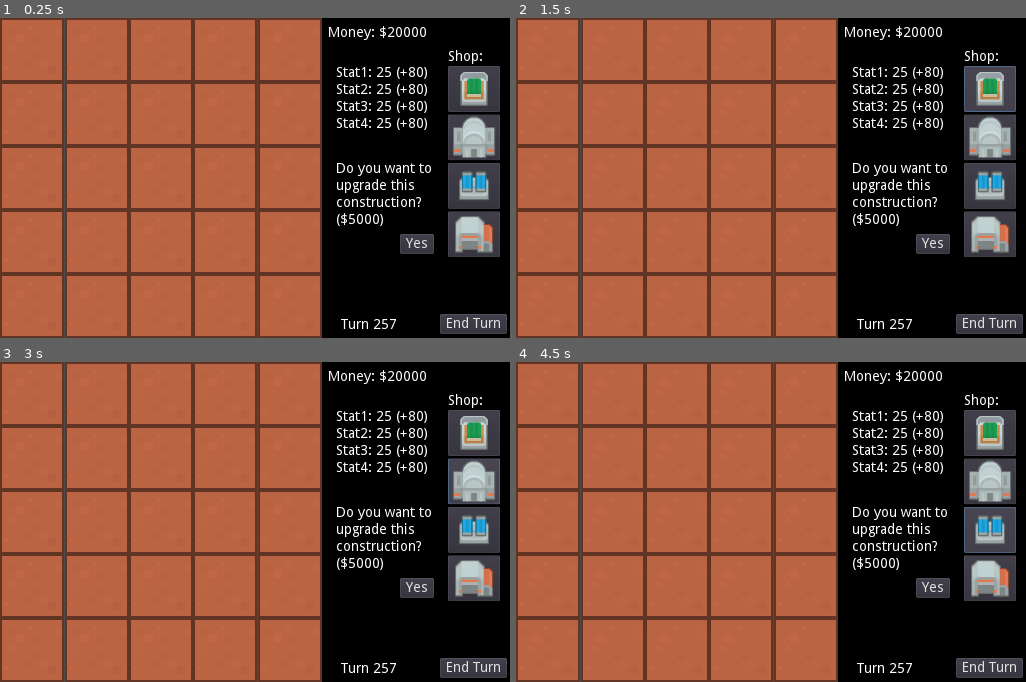
Above: before the commit, frames 1-4 (two rows, left to right).
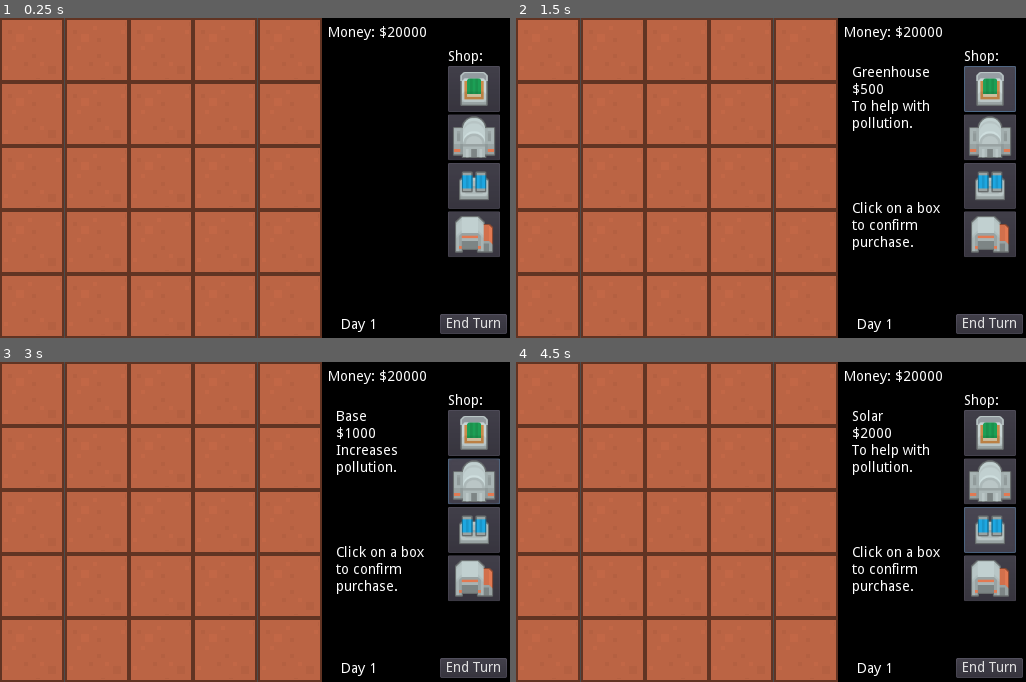
Above: after the commit, the same moments.

Repository: NicoleTomaszewski/GreenVsGreed
Game: Godot game, scene res://MainScreen.tscn
The game is run twice, just before and just after one commit, with the same random seed, the same clock (stepped at 60 frames per second) and the same inputs. The project has no main scene, so this scene is started directly.
Inputs (mouse positions are in pixels of both pictures, inside the frame that each line leads up to):
- Up to frame 1 (0.25 s): no input
- Up to frame 2 (1.5 s): click "End Turn" at 0.5 s; click (990, 88) at 1.27 s
- Up to frame 3 (3 s): click (474, 432) at 2.02 s; click (474, 480) at 2.77 s
- Up to frame 4 (4.5 s): click (990, 480) at 3.52 s; click (990, 528) at 4.27 s

The runs differ from the first frame. In frame 1, 2.4% of the frame differs, in the area x 66-86%, y 15-99%; in frame 2, 3.2%, in the area x 65-86%, y 15-99%; in frame 3, 3.1%; in frame 4, 3.1%.

Commit message:
changed UI screen

Diff:
--- a/Scenes/Join Game Menu.tscn
+++ b/Scenes/Join Game Menu.tscn
@@ -2,7 +2,7 @@
 
 [ext_resource path="res://Assets/Graphics/RobotoMono-VariableFont_wght.ttf" type="DynamicFontData" id=1]
 [ext_resource path="res://Scripts/Join Game Menu.gd" type="Script" id=2]
-[ext_resource path="res://Scenes/Test Game.tscn" type="PackedScene" id=3]
+[ext_resource path="res://MainScreen.tscn" type="PackedScene" id=3]
 
 [sub_resource type="DynamicFont" id=9]
 size = 40
--- a/Scenes/Role Menu.tscn
+++ b/Scenes/Role Menu.tscn
@@ -1,7 +1,7 @@
 [gd_scene load_steps=9 format=2]
 
 [ext_resource path="res://Assets/Graphics/RobotoMono-VariableFont_wght.ttf" type="DynamicFontData" id=1]
-[ext_resource path="res://Scenes/Test Game.tscn" type="PackedScene" id=2]
+[ext_resource path="res://MainScreen.tscn" type="PackedScene" id=2]
 [ext_resource path="res://Scripts/Role Menu.gd" type="Script" id=3]
 
 [sub_resource type="DynamicFont" id=1]
--- a/Scenes/Start Menu.tscn
+++ b/Scenes/Start Menu.tscn
@@ -1,9 +1,10 @@
-[gd_scene load_steps=10 format=2]
+[gd_scene load_steps=11 format=2]
 
 [ext_resource path="res://Assets/Graphics/RobotoMono-VariableFont_wght.ttf" type="DynamicFontData" id=1]
 [ext_resource path="res://Scripts/Start Menu.gd" type="Script" id=2]
 [ext_resource path="res://Scenes/Join Game Menu.tscn" type="PackedScene" id=3]
 [ext_resource path="res://Scenes/Create Game Menu.tscn" type="PackedScene" id=4]
+[ext_resource path="res://MainScreen.tscn" type="PackedScene" id=5]
 
 [sub_resource type="DynamicFont" id=1]
 size = 90
@@ -38,6 +39,7 @@
 script = ExtResource( 2 )
 joinGameMenuScene = ExtResource( 3 )
 createGameMenuScene = ExtResource( 4 )
+mainScreenScene = ExtResource( 5 )
 
 [node name="ColorRect" type="ColorRect" parent="."]
 margin_right = 1024.0
@@ -60,7 +62,7 @@
 
 [node name="Title" type="Label" parent="MarginContainer/VBoxContainer"]
 margin_right = 924.0
-margin_bottom = 201.0
+margin_bottom = 321.0
 size_flags_horizontal = 3
 size_flags_vertical = 7
 custom_fonts/font = SubResource( 1 )
@@ -69,6 +71,7 @@
 valign = 1
 
 [node name="VBoxContainer" type="VBoxContainer" parent="MarginContainer/VBoxContainer"]
+visible = false
 margin_top = 205.0
 margin_right = 924.0
 margin_bottom = 425.0
@@ -119,5 +122,32 @@
 custom_styles/normal = SubResource( 3 )
 text = "Create Game"
 
+[node name="VBoxContainer2" type="VBoxContainer" parent="MarginContainer/VBoxContainer"]
+margin_top = 325.0
+margin_right = 924.0
+margin_bottom = 425.0
+
+[node name="MarginContainer" type="MarginContainer" parent="MarginContainer/VBoxContainer/VBoxContainer2"]
+margin_right = 924.0
+margin_bottom = 100.0
+size_flags_horizontal = 3
+size_flags_vertical = 3
+custom_constants/margin_right = 50
+custom_constants/margin_left = 50
+
+[node name="Start Game Button" type="Button" parent="MarginContainer/VBoxContainer/VBoxContainer2/MarginContainer"]
+margin_left = 50.0
+margin_right = 874.0
+margin_bottom = 100.0
+focus_mode = 0
+size_flags_horizontal = 3
+size_flags_vertical = 3
+custom_fonts/font = SubResource( 2 )
+custom_styles/hover = SubResource( 4 )
+custom_styles/pressed = SubResource( 5 )
+custom_styles/normal = SubResource( 3 )
+text = "Start Game"
+
 [connection signal="button_up" from="MarginContainer/VBoxContainer/VBoxContainer/MarginContainer/Join Game Button" to="." method="_on_Join_Game_Button_button_up"]
 [connection signal="button_up" from="MarginContainer/VBoxContainer/VBoxContainer/MarginContainer2/Create Game Button" to="." method="_on_Create_Game_Button_button_up"]
+[connection signal="button_up" from="MarginContainer/VBoxContainer/VBoxContainer2/MarginContainer/Start Game Button" to="." method="_on_Start_Game_Button_button_up"]
--- a/Scripts/Start Menu.gd
+++ b/Scripts/Start Menu.gd
@@ -2,6 +2,7 @@
 
 export var joinGameMenuScene : PackedScene
 export var createGameMenuScene : PackedScene
+export var mainScreenScene : PackedScene
 
 func _on_Join_Game_Button_button_up():
 	get_tree().change_scene(joinGameMenuScene.resource_path)
@@ -9,3 +10,7 @@
 
 func _on_Create_Game_Button_button_up():
 	get_tree().change_scene(createGameMenuScene.resource_path)
+
+
+func _on_Start_Game_Button_button_up():
+	get_tree().change_scene(mainScreenScene.resource_path)
--- /dev/null
+++ b/Scripts/UI.gd
@@ -0,0 +1,30 @@
+extends Control
+
+
+
+func _on_greenhouse_button_up():
+	$Stats.text = "Greenhouse\n$500\nTo help with\npollution."
+	$ConfirmationText.text = "Click on a box\nto confirm\npurchase."
+
+
+func _on_base_button_up():
+	$Stats.text = "Base\n$1000\nIncreases\npollution."
+	$ConfirmationText.text = "Click on a box\nto confirm\npurchase."
+
+
+func _on_solar_button_up():
+	$Stats.text = "Solar\n$2000\nTo help with\npollution."
+	$ConfirmationText.text = "Click on a box\nto confirm\npurchase."
+
+
+func _on_mine_button_up():
+	$Stats.text = "Mine\n$800\nIncreases\npollution."
+	$ConfirmationText.text = "Click on a box\nto confirm\npurchase."
+
+
+func _on_EndTurnButton_button_up():
+	#GLOBAL VARIABLE HERE
+	#if player is currently factory, next is farmer
+		#$TurnText.text = " Days"
+	$Stats.text = ""
+	$ConfirmationText.text = ""
--- a/UI.tscn
+++ b/UI.tscn
@@ -1,15 +1,17 @@
-[gd_scene load_steps=5 format=2]
+[gd_scene load_steps=6 format=2]
 
 [ext_resource path="res://Assets/Graphics/Factory/Greenhouse.png" type="Texture" id=1]
 [ext_resource path="res://Assets/Graphics/Factory/SolarPanel.png" type="Texture" id=2]
 [ext_resource path="res://Assets/Graphics/Factory/Base.png" type="Texture" id=3]
 [ext_resource path="res://Assets/Graphics/Factory/Mine.png" type="Texture" id=4]
+[ext_resource path="res://Scripts/UI.gd" type="Script" id=5]
 
 [node name="UI" type="Control"]
 anchor_right = 0.922
 anchor_bottom = 1.0
 margin_left = 328.0
 margin_right = 328.0
+script = ExtResource( 5 )
 
 [node name="ColorRect" type="ColorRect" parent="."]
 margin_right = 192.0
@@ -22,7 +24,7 @@
 margin_right = 77.0
 margin_bottom = 314.0
 rect_pivot_offset = Vector2( 59, -148 )
-text = "Turn 257"
+text = "Day 1"
 
 [node name="MoneyText" type="Label" parent="."]
 margin_left = 8.0
@@ -39,25 +41,11 @@
 hint_tooltip = "End Your Turn"
 text = "End Turn"
 
-[node name="HeaderStats" type="Label" parent="."]
+[node name="Stats" type="Label" parent="."]
 margin_left = 16.0
 margin_top = 48.0
-margin_right = 56.0
-margin_bottom = 113.0
-text = "Stat1:
-Stat2:
-Stat3:
-Stat4:"
-
-[node name="Stats" type="Label" parent="."]
-margin_left = 56.0
-margin_top = 48.0
-margin_right = 108.0
-margin_bottom = 113.0
-text = "25 (+80)
-25 (+80)
-25 (+80)
-25 (+80)"
+margin_right = 120.0
+margin_bottom = 168.0
 
 [node name="VBoxContainer" type="VBoxContainer" parent="."]
 margin_left = 128.0
@@ -66,7 +54,7 @@
 margin_bottom = 340.0
 rect_scale = Vector2( 0.685158, 0.654964 )
 
-[node name="Item" type="Button" parent="VBoxContainer"]
+[node name="greenhouse" type="Button" parent="VBoxContainer"]
 margin_right = 76.0
 margin_bottom = 70.0
 hint_tooltip = "$500"
@@ -75,7 +63,7 @@
 size_flags_vertical = 0
 icon = ExtResource( 1 )
 
-[node name="Item2" type="Button" parent="VBoxContainer"]
+[node name="base" type="Button" parent="VBoxContainer"]
 margin_top = 74.0
 margin_right = 76.0
 margin_bottom = 144.0
@@ -85,7 +73,7 @@
 size_flags_vertical = 0
 icon = ExtResource( 3 )
 
-[node name="Item3" type="Button" parent="VBoxContainer"]
+[node name="solar" type="Button" parent="VBoxContainer"]
 margin_top = 148.0
 margin_right = 76.0
 margin_bottom = 218.0
@@ -95,7 +83,7 @@
 size_flags_vertical = 0
 icon = ExtResource( 2 )
 
-[node name="Item4" type="Button" parent="VBoxContainer"]
+[node name="mine" type="Button" parent="VBoxContainer"]
 margin_top = 222.0
 margin_right = 76.0
 margin_bottom = 292.0
@@ -113,20 +101,14 @@
 rect_pivot_offset = Vector2( 59, -148 )
 text = "Shop:"
 
-[node name="UpgradeText" type="Label" parent="."]
+[node name="ConfirmationText" type="Label" parent="."]
 margin_left = 16.0
-margin_top = 144.0
-margin_right = 56.0
-margin_bottom = 158.0
-text = "Do you want to
-upgrade this
-construction?
-($5000)"
+margin_top = 184.0
+margin_right = 115.0
+margin_bottom = 240.0
 
-[node name="YesButton" type="Button" parent="UpgradeText"]
-margin_left = 64.0
-margin_top = 72.0
-margin_right = 98.0
-margin_bottom = 92.0
-hint_tooltip = "Cannot undo this choice."
-text = "Yes"
+[connection signal="button_up" from="EndTurnButton" to="." method="_on_EndTurnButton_button_up"]
+[connection signal="button_up" from="VBoxContainer/greenhouse" to="." method="_on_greenhouse_button_up"]
+[connection signal="button_up" from="VBoxContainer/base" to="." method="_on_base_button_up"]
+[connection signal="button_up" from="VBoxContainer/solar" to="." method="_on_solar_button_up"]
+[connection signal="button_up" from="VBoxContainer/mine" to="." method="_on_mine_button_up"]
